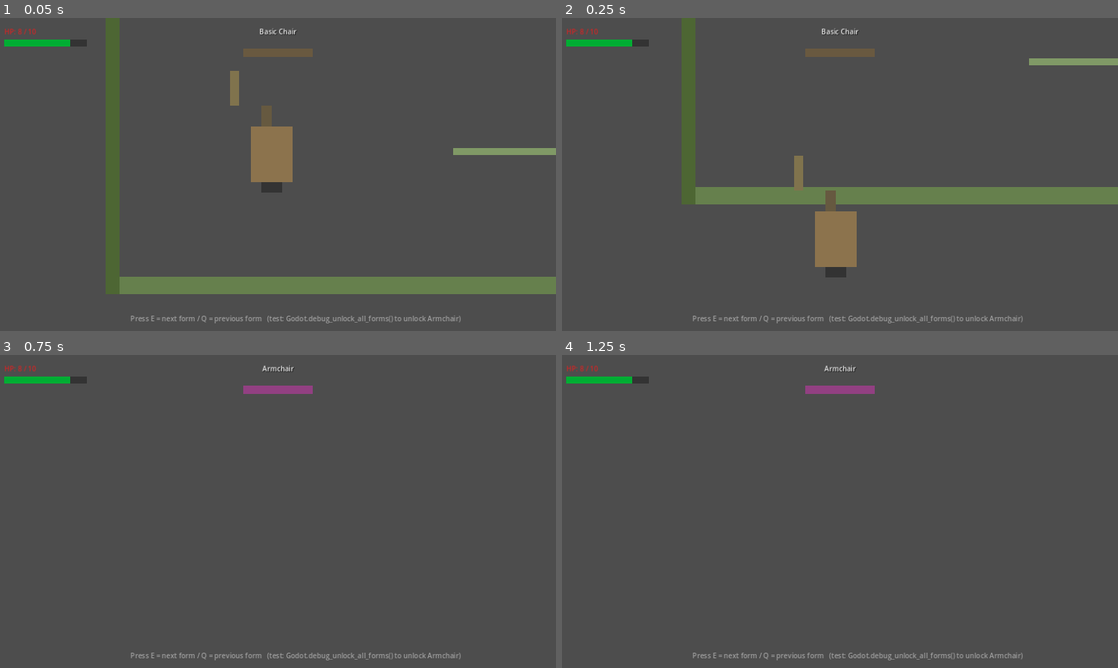
Above: before the commit, frames 1-4 (two rows, left to right).
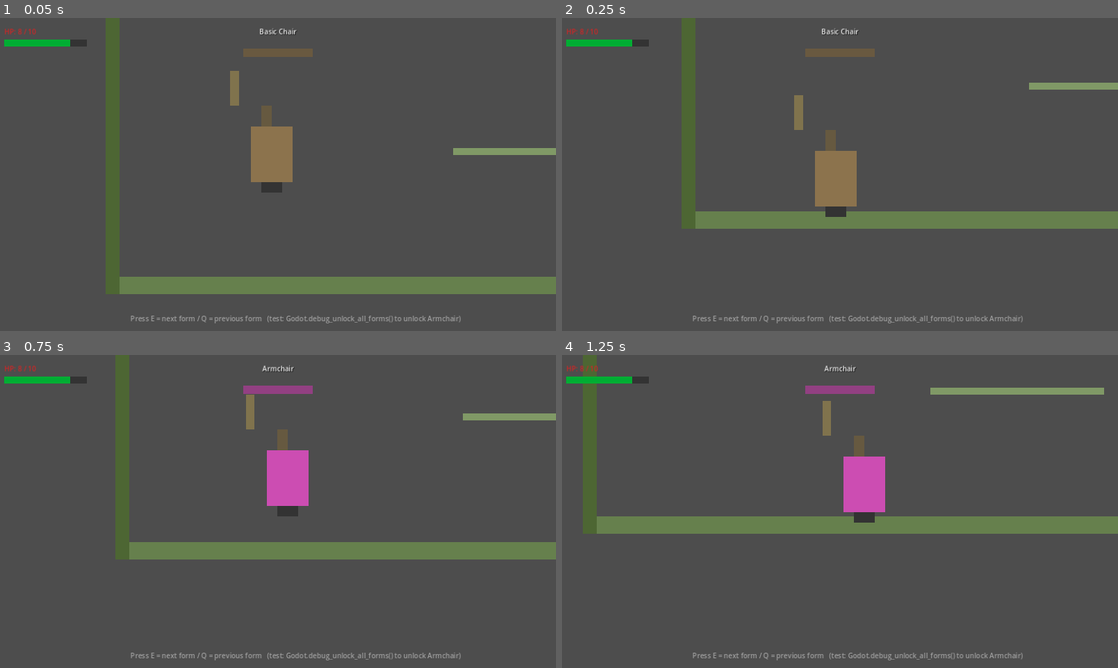
Above: after the commit, the same moments.

Repository: TsilenT/chairfighter
Game: Godot game, scene res://scenes/main/Main.tscn
Two runs of this game, one before a commit and one after it. Both use one fixed random seed, a clock stepped at 60 frames per second and the inputs below.
Inputs:
- Up to frame 1 (0.05 s): no input
- Up to frame 2 (0.25 s): no input
- Up to frame 3 (0.75 s): tap E (transform_next) at 0.5 s; hold D (move_right) from 0.53 s (still down); hold Space (jump) from 0.53 s (still down)
- Up to frame 4 (1.25 s): keep holding D (move_right); keep holding Space (jump)

Frame 1 is identical in both runs. In frame 2, 12% of the frame differs, in the area x 21-100%, y 12-83%; in frame 3, 8.0%; in frame 4, 8.9%.

Commit message:
feat: place armchair gate route
- Move Platform3 right (1140) to create unbridgeable gap from Platform2
- Add AbilityGate instance in the gap (requires Armchair form)
- Extend GroundRect to cover wider area
- Add GrappleMarker4 on Platform3 (visible, Armchair-reachable via grapple)
- Update Info label text for new challenge

Diff:
--- a/scenes/levels/TestLevel.tscn
+++ b/scenes/levels/TestLevel.tscn
@@ -1,9 +1,10 @@
-[gd_scene load_steps=11 format=3 uid="uid://testlevel_v1"]
+[gd_scene load_steps=12 format=3 uid="uid://testlevel_v1"]
 
 [ext_resource type="PackedScene" path="res://scenes/player/Player.tscn" id="1ply"]
 [ext_resource type="PackedScene" path="res://scenes/ui/HUD.tscn" id="2hud"]
 [ext_resource type="PackedScene" path="res://scenes/enemies/DummyEnemy.tscn" id="3dum"]
 [ext_resource type="PackedScene" path="res://scenes/world/GrapplePoint.tscn" id="4gp"]
+[ext_resource type="PackedScene" path="res://scenes/world/AbilityGate.tscn" id="5agg"]
 
 [sub_resource type="RectangleShape2D" id="2" uid="uid://ground_col"]
 size = Vector2(1280, 24)
@@ -30,54 +31,49 @@
 [node name="Floor" type="StaticBody2D" parent="Visuals" uid="uid://floor"]
 position = Vector2(640, 632)
 
-[node name="FloorCol" type="CollisionShape2D" parent="Floor" uid="uid://floor_col"]
+[node name="FloorCol" type="CollisionShape2D" parent="Visuals/Floor" uid="uid://floor_col"]
 shape = SubResource("2")
 
 [node name="Platform1" type="StaticBody2D" parent="Visuals" uid="uid://plat1"]
 position = Vector2(500, 480)
 
-[node name="Platform1Col" type="CollisionShape2D" parent="Platform1" uid="uid://plat1_col"]
+[node name="Platform1Col" type="CollisionShape2D" parent="Visuals/Platform1" uid="uid://plat1_col"]
 shape = SubResource("3")
 
 [node name="Platform2" type="StaticBody2D" parent="Visuals" uid="uid://plat2"]
 position = Vector2(800, 400)
 
-[node name="Platform2Col" type="CollisionShape2D" parent="Platform2" uid="uid://plat2_col"]
+[node name="Platform2Col" type="CollisionShape2D" parent="Visuals/Platform2" uid="uid://plat2_col"]
 shape = SubResource("4")
 
 [node name="Platform3" type="StaticBody2D" parent="Visuals" uid="uid://plat3"]
-position = Vector2(1000, 320)
+position = Vector2(1140, 320)
 
-[node name="Platform3Col" type="CollisionShape2D" parent="Platform3" uid="uid://plat3_col"]
+[node name="Platform3Col" type="CollisionShape2D" parent="Visuals/Platform3" uid="uid://plat3_col"]
 shape = SubResource("5")
 
 [node name="GapWall" type="StaticBody2D" parent="Visuals" uid="uid://gapwall"]
 position = Vector2(708, 420)
 
-[node name="GapWallCol" type="CollisionShape2D" parent="GapWall" uid="uid://gapwall_col"]
+[node name="GapWallCol" type="CollisionShape2D" parent="Visuals/GapWall" uid="uid://gapwall_col"]
 shape = SubResource("6")
 
 [node name="WallLeft" type="StaticBody2D" parent="Visuals" uid="uid://wall_left"]
 position = Vector2(8, 320)
 
-[node name="WallLeftCol" type="CollisionShape2D" parent="WallLeft" uid="uid://wall_left_col"]
+[node name="WallLeftCol" type="CollisionShape2D" parent="Visuals/WallLeft" uid="uid://wall_left_col"]
 shape = SubResource("7")
 
 [node name="WallRight" type="StaticBody2D" parent="Visuals" uid="uid://wall_right"]
-position = Vector2(1272, 320)
+position = Vector2(1392, 320)
 
-[node name="WallRightCol" type="CollisionShape2D" parent="WallRight" uid="uid://wall_right_col"]
+[node name="WallRightCol" type="CollisionShape2D" parent="Visuals/WallRight" uid="uid://wall_right_col"]
 shape = SubResource("7")
-
-[node name="PlayerContainer" type="Node2D" parent="." uid="uid://player_container"]
-position = Vector2(200, 500)
-
-[node name="Player" parent="PlayerContainer" uid="uid://player_instance" instance=ExtResource("1ply")]
 
 [node name="FloorRect" type="ColorRect" parent="Visuals" uid="uid://floor_rect"]
 offset_left = 0.0
 offset_top = 620.0
-offset_right = 1280.0
+offset_right = 1400.0
 offset_bottom = 640.0
 color = Color(0.4, 0.5, 0.3, 1)
 
@@ -96,9 +92,9 @@
 color = Color(0.5, 0.6, 0.4, 1)
 
 [node name="Plat3Rect" type="ColorRect" parent="Visuals" uid="uid://plat3_rect"]
-offset_left = 880.0
+offset_left = 1020.0
 offset_top = 312.0
-offset_right = 1120.0
+offset_right = 1260.0
 offset_bottom = 320.0
 color = Color(0.5, 0.6, 0.4, 1)
 
@@ -110,18 +106,25 @@
 color = Color(0.3, 0.4, 0.2, 1)
 
 [node name="WallRightRect" type="ColorRect" parent="Visuals" uid="uid://wall_right_rect"]
-offset_left = 1264.0
+offset_left = 1384.0
 offset_top = 0.0
-offset_right = 1280.0
+offset_right = 1400.0
 offset_bottom = 640.0
 color = Color(0.3, 0.4, 0.2, 1)
 
+[node name="PlayerContainer" type="Node2D" parent="." uid="uid://player_container"]
+position = Vector2(200, 500)
+
+[node name="Player" parent="PlayerContainer" uid="uid://player_instance" instance=ExtResource("1ply")]
+
 [node name="Info" type="Label" parent="." uid="uid://info"]
 position = Vector2(440, 32)
-text = "Test Level: Try jumping between platforms\\nDefeat the pink DummyEnemy to test combat"
+text = "Test Level: Try jumping between platforms. Reach Platform3 with Armchair grapple."
 horizontal_alignment = 1
 font_size = 14
 
+[node name="ArmchairGate" parent="." uid="uid://agg_gate" instance=ExtResource("5agg")]
+position = Vector2(1010, 340)
 
 [node name="GrappleMarker1" parent="." uid="uid://gp1" instance=ExtResource("4gp")]
 position = Vector2(1050, 240)
@@ -137,7 +140,7 @@
 
 [node name="HUD" parent="." uid="uid://test_hud" instance=ExtResource("2hud")]
 
-[node name="DummyContainer" type="Node2D" parent="." uid="uid://dummy_container"]
+[node name="DummyContainer" type="Node2D" uid="uid://dummy_container" parent="."]
 position = Vector2(1000, 320)
 
 [node name="DummyEnemy" parent="DummyContainer" uid="uid://dummy_instance" instance=ExtResource("3dum")]
